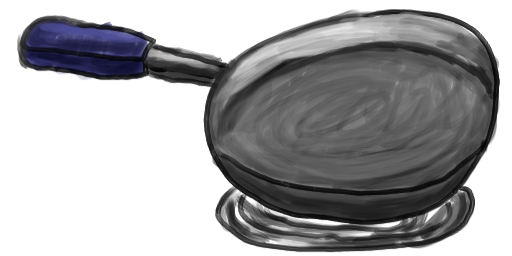
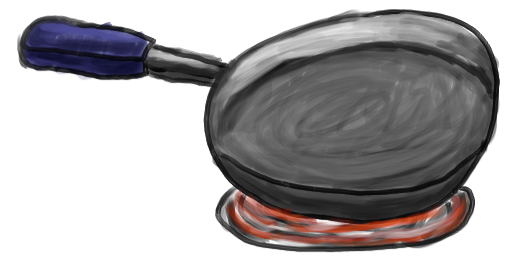
Two versions of the same layered image (512x256). Layer-by-layer changes:
added layer "Heat #2" above "Heat #1" over (x1=224, y1=189, x2=470, y2=247)
